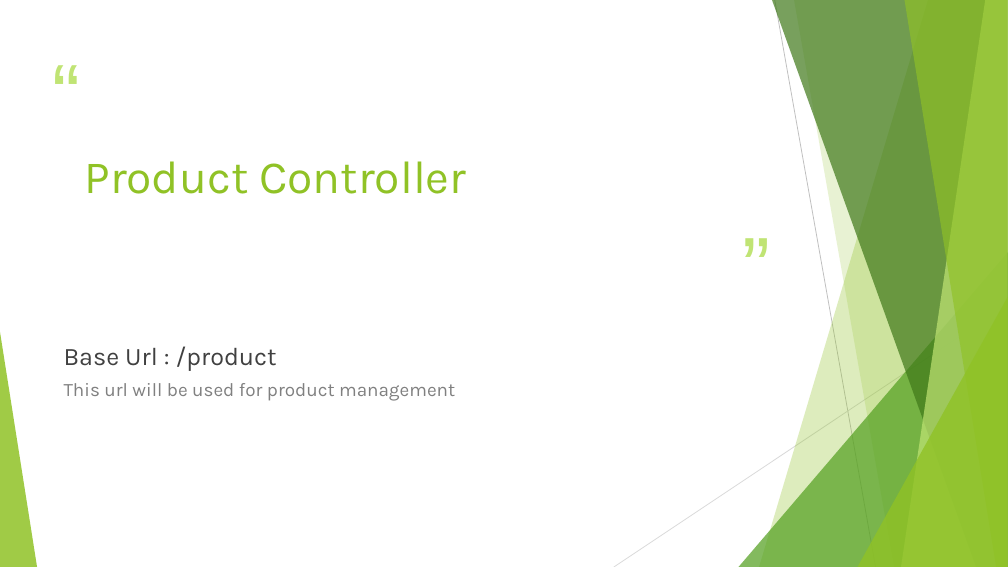
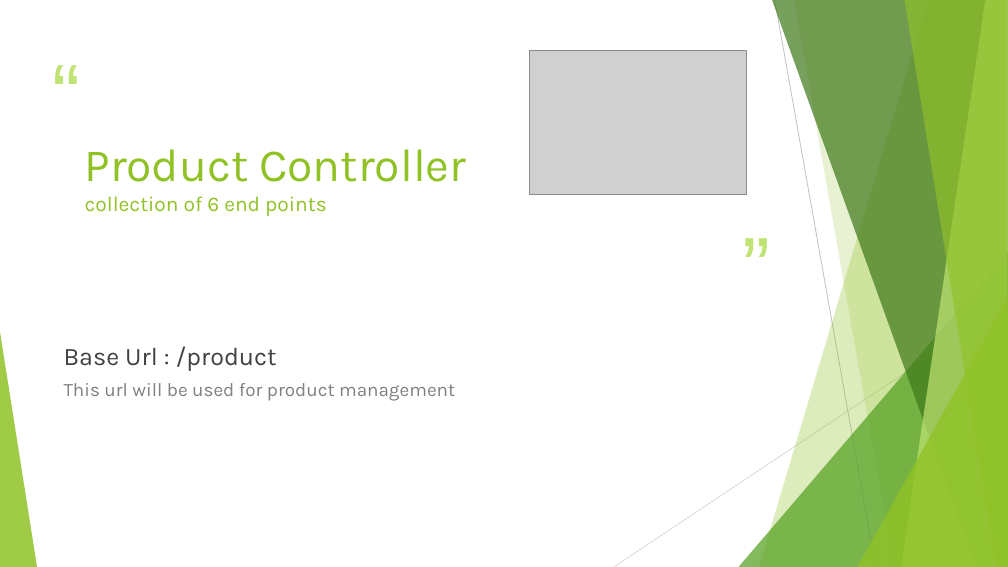
Before and after one commit to jidni911/sdcianSpring, a slide deck: slide 41 of Project SDC.pptx. Drawn at 1008x567 pixels with LibreOffice and Linux fonts; fonts in the diff are those of the drawing; grey boxes stand for pictures. Boxes give left, top, right and bottom in pixels: in the first picture for what was removed or moved away, otherwise in the second. Text is boxed around its words. In the diff, an @@ line names an element or a change of style, - is before the commit and + after.

Commit message:
pptx image added

```diff
--- a/Project SDC.pptx
+++ b/Project SDC.pptx
@@ picture added at (530,51,746,195) @@
@@ title at (85,149,466,216): text changed; size 44 to 20 pt @@
-Product Controller
+Product Controller
+collection of 6 end points
```
Also in this commit, not shown: 14 other slides changed.
